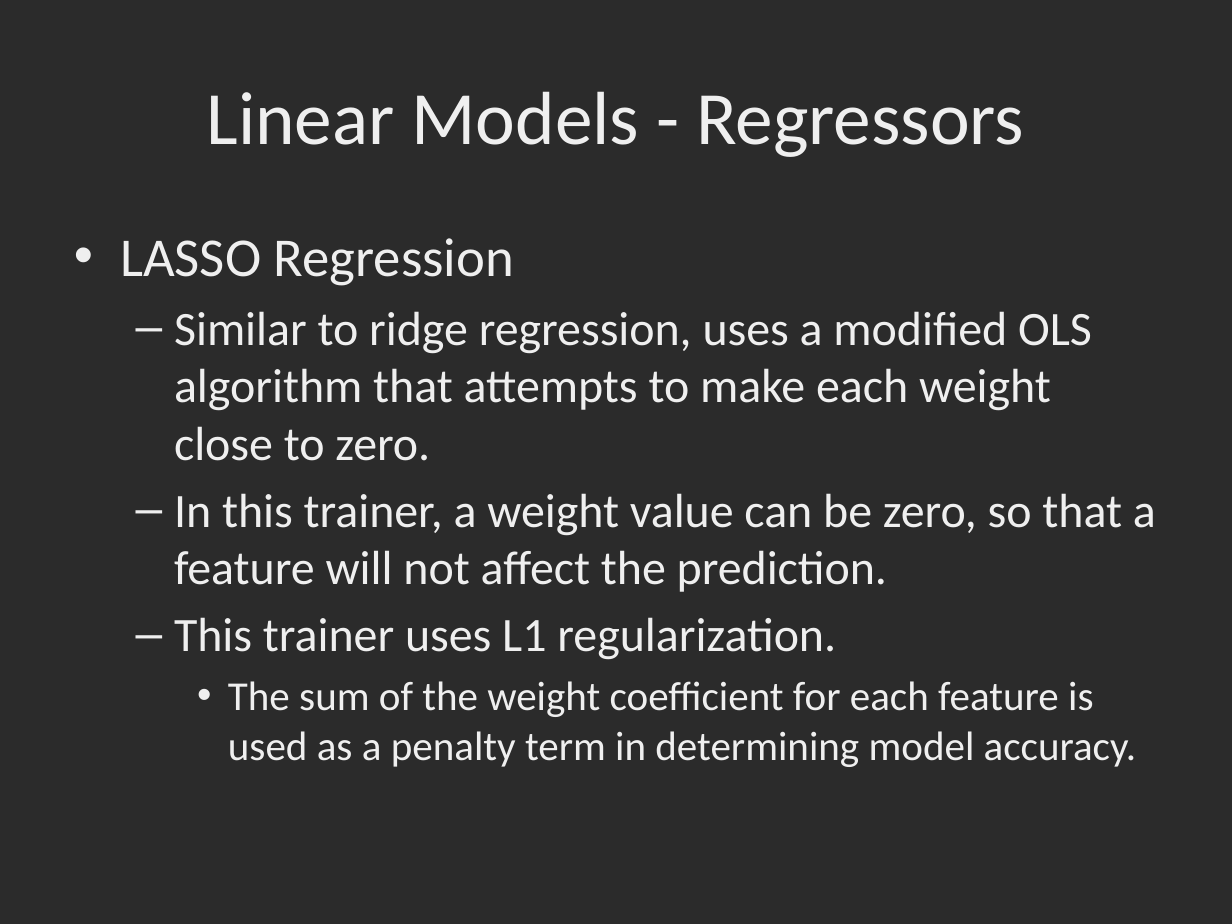
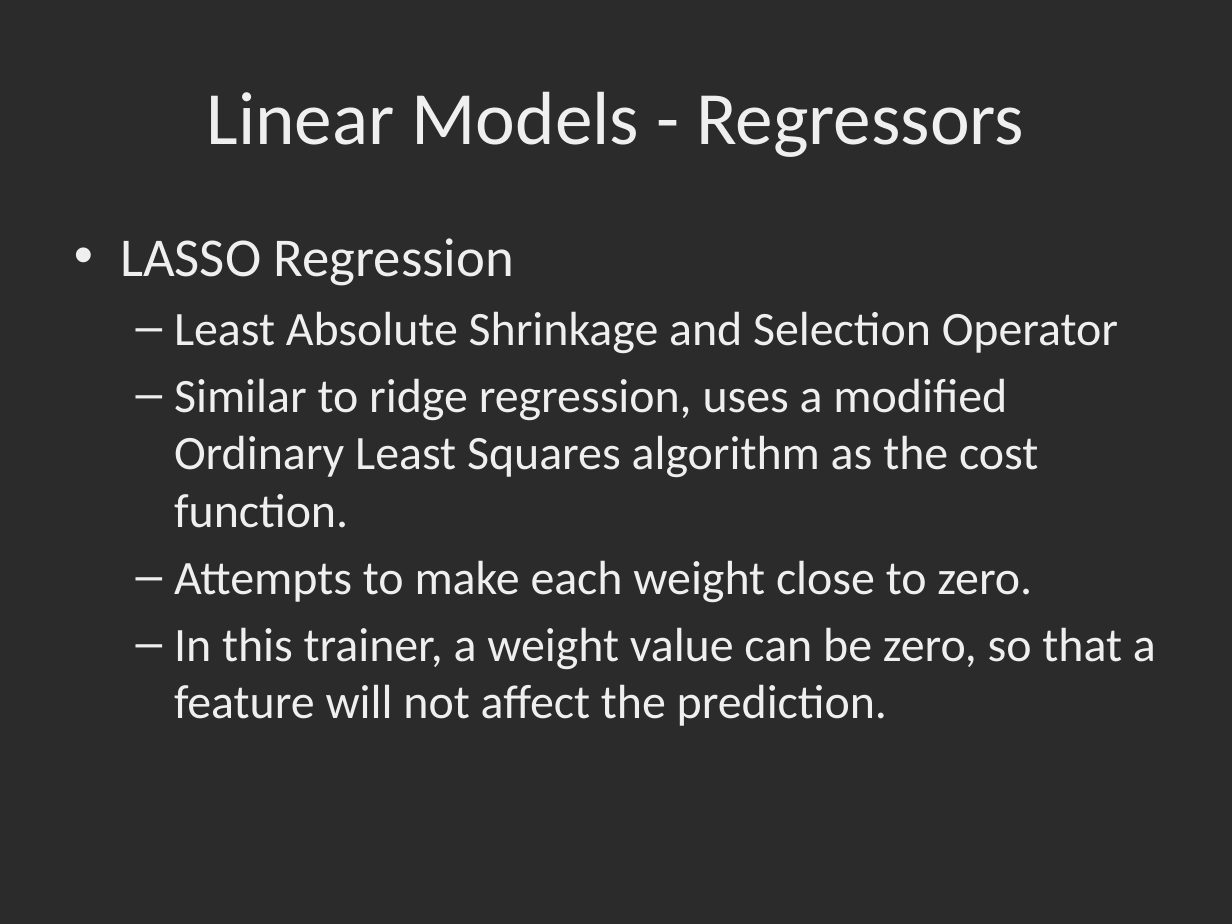
Before and after one commit to dbowmans46/PracticalProgramming, a slide deck: slide 111 of Session 7 - Python/Instructional Material/Session 7 - Python Brief Intro to Machine Learning with Scikit Learn.pptx (slide 107 before the commit). Drawn at 1232x924 pixels with LibreOffice and Linux fonts; fonts in the diff are those of the drawing; background and template pictures are left out; a plain dark background stands for a picture behind light text. Boxes give left, top, right and bottom in pixels: in the first picture for what was removed or moved away, otherwise in the second. Text is boxed around its words. In the diff, an @@ line names an element or a change of style, - is before the commit and + after.

Commit message:
Added in-class exercise slides, fixed typos, cleaned up slides, added gamma example, added skeleton for regressor metrics, grouped slides, added references, added formulas to regression slides, fixed LinearSVC arguments.

```diff
--- a/Session 7 - Python/Instructional Material/Session 7 - Python Brief Intro to Machine Learning with Scikit Learn.pptx
+++ b/Session 7 - Python/Instructional Material/Session 7 - Python Brief Intro to Machine Learning with Scikit Learn.pptx
@@ text at box(174, 311, 1118, 603): text changed @@
-  – Similar to ridge regression, uses a modified OLS algorithm that attempts to make each weight close to zero.
+  – Least Absolute Shrinkage and Selection Operator
+  – Similar to ridge regression, uses a modified Ordinary Least Squares algorithm as the cost function.
+  – Attempts to make each weight close to zero.
@@ text at box(174, 617, 1137, 767): paragraphs removed @@
-  – This trainer uses L1 regularization.
-    • The sum of the weight coefficient for each feature is used as a penalty term in determining model accuracy.
```
Also in this commit, not shown: 30 other slides changed, 16 slides added, 3 slides removed, 1 other file.
